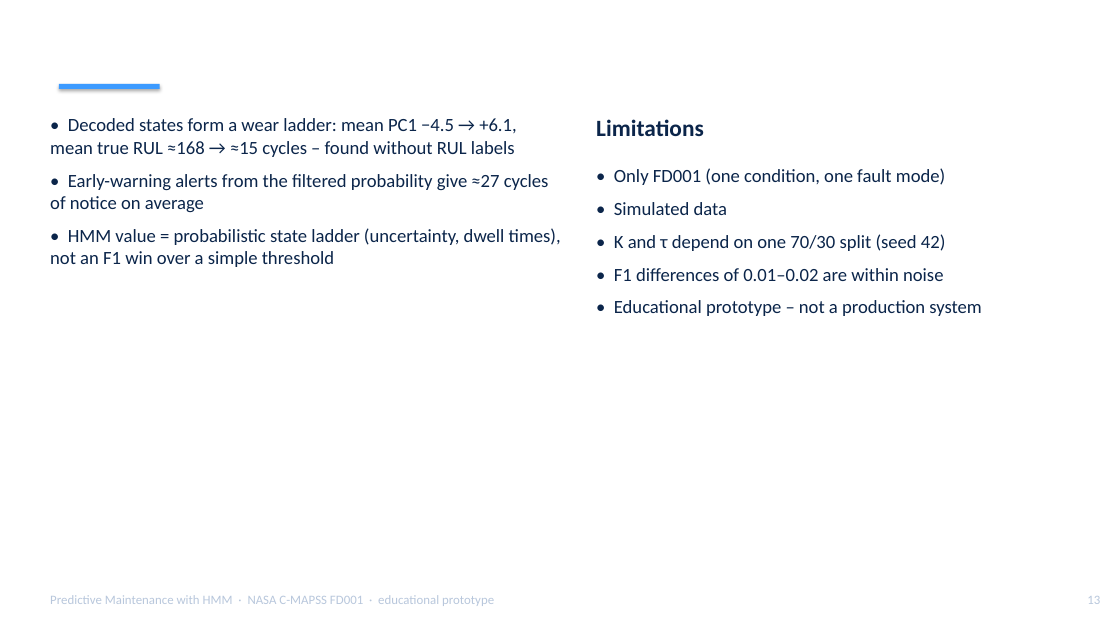
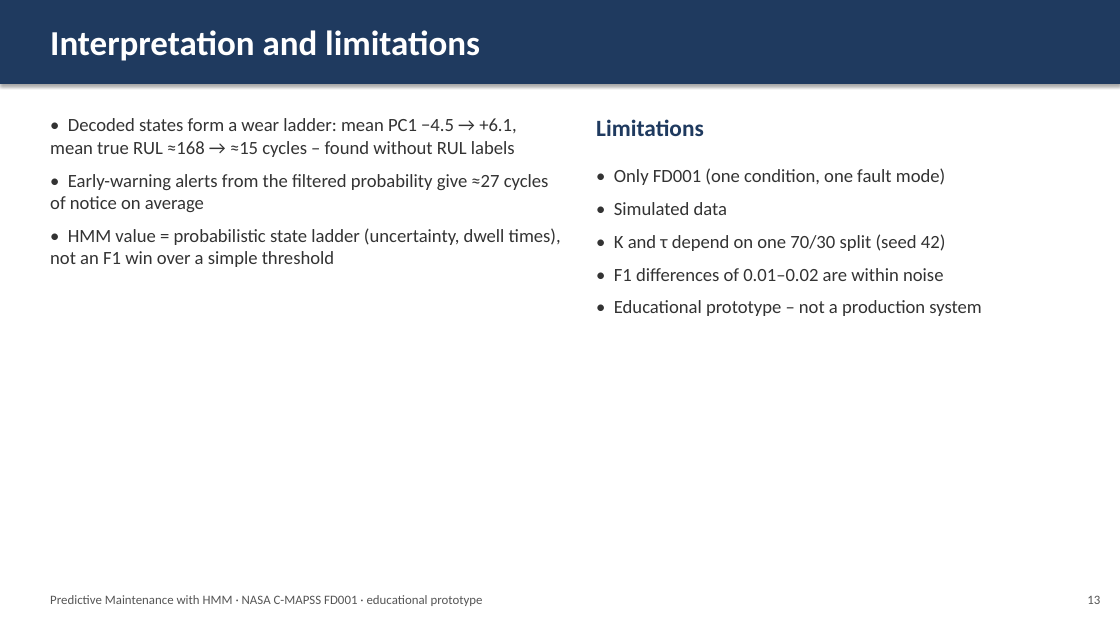
Before and after one commit to Ishita09-prog/predictive-maintenance-hmm, a slide deck: slide 13 of reports/Presentation.pptx. Drawn at 1120x630 pixels with LibreOffice and Linux fonts; fonts in the diff are those of the drawing; background and template pictures are left out. Boxes give left, top, right and bottom in pixels: in the first picture for what was removed or moved away, otherwise in the second. Text is boxed around its words. In the diff, an @@ line names an element or a change of style, - is before the commit and + after.

```diff
--- a/reports/Presentation.pptx
+++ b/reports/Presentation.pptx
@@ rectangle added at (0, 0, 1120, 84), fill #1F3A5F @@
@@ text "Interpretation and limitations" rewrapped from (50, 25, 1059, 84) to (50, 30, 480, 61) @@
@@ rectangle removed at (59, 84, 160, 89) @@
@@ rounded rectangle removed at (25, 97, 588, 416) @@
@@ text "• Decoded states form a ..." at (50, 118, 561, 267): text colour #0B254A to #333333 @@
@@ text "Limitations" at (596, 119, 704, 136): text colour #0B254A to #1F3A5F @@
@@ rounded rectangle removed at (571, 147, 1092, 450) @@
@@ text "• Only FD001 (one condition, ..." at (614, 168, 981, 316): text colour #0B254A to #333333 @@
@@ text "Predictive Maintenance with HMM · ..." at (50, 595, 483, 606): text colour #B8C7DC to #555555 @@
@@ text "13" at (1087, 595, 1100, 604): text colour #B8C7DC to #555555 @@
```
Also in this commit, not shown: 13 other slides changed.
